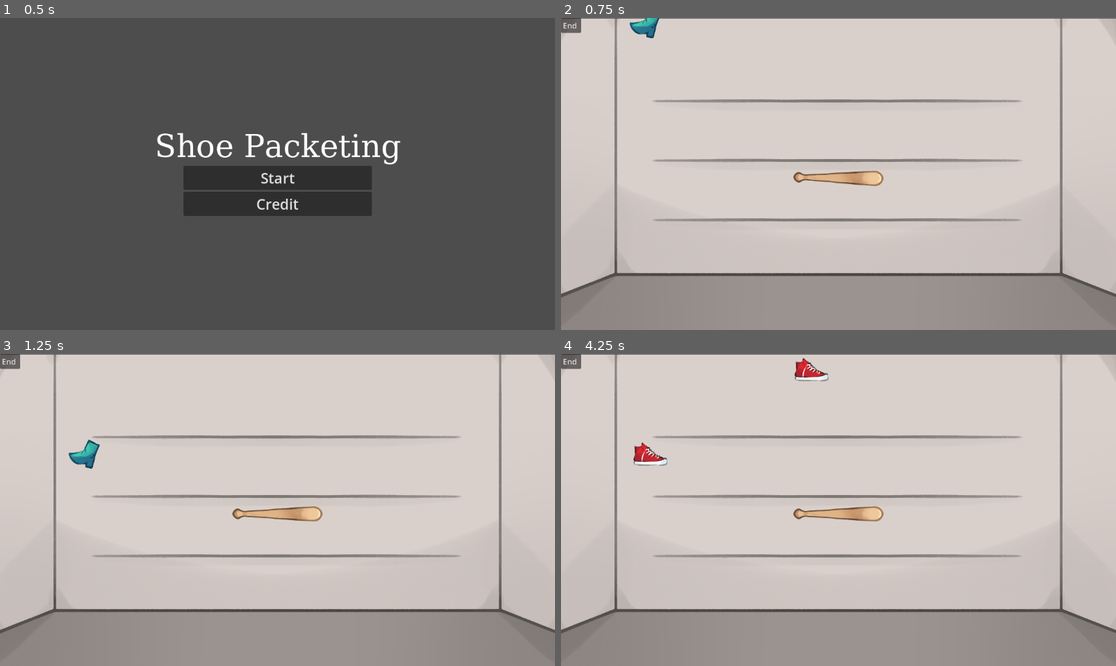
Above: before the commit, frames 1-4 (two rows, left to right).
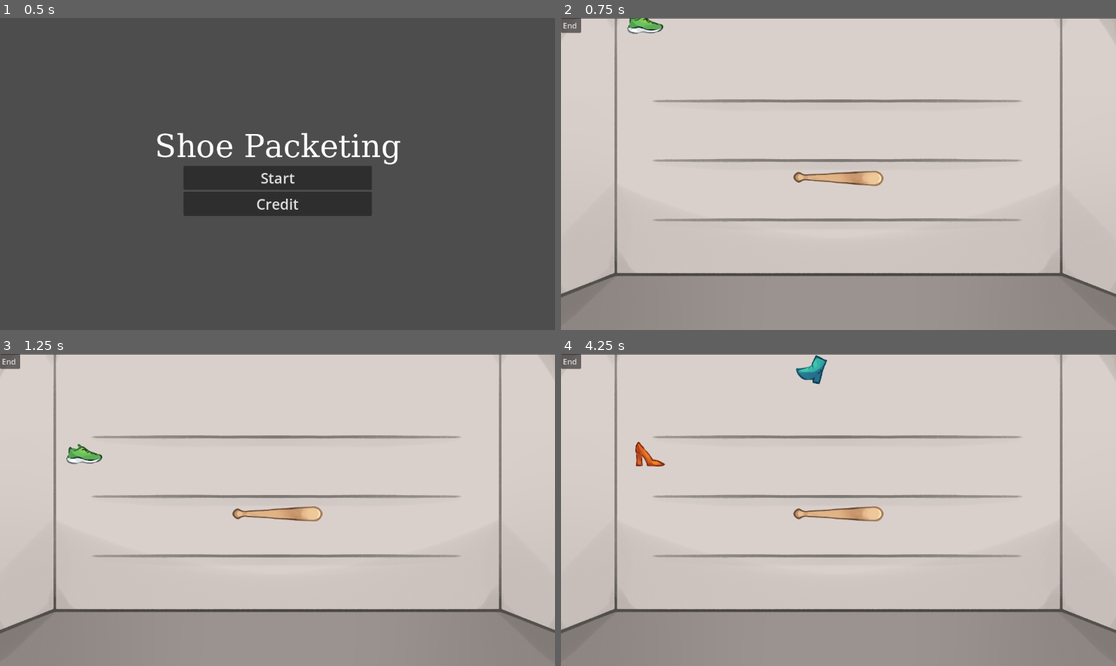
Above: after the commit, the same moments.

Repository: lophtix/winter-game-jam-2024
Game: Godot game, scene res://Scenes/Engine.tscn
The game is run twice, just before and just after one commit, with the same random seed, the same clock (stepped at 60 frames per second) and the same inputs.
Inputs:
- Up to frame 1 (0.5 s): no input
- Up to frame 2 (0.75 s): click "Start" at 0.5 s
- Up to frame 3 (1.25 s): no input
- Up to frame 4 (4.25 s): click "End" at 1.25 s; click "Start" at 2 s; click "End" at 2.75 s; click "Start" at 3.5 s

Frame 1 is identical in both runs. In frame 2, 0.3% of the frame differs, in the area x 11-19%, y 0-7%; in frame 3, 0.4%; in frame 4, 0.7%, in the area x 13-49%, y 0-37%.

Commit message:
More shoesssssssss

Diff:
--- a/godot/Scenes/Game.tscn
+++ b/godot/Scenes/Game.tscn
@@ -1,14 +1,17 @@
-[gd_scene load_steps=6 format=3 uid="uid://d01spn6cqch4b"]
+[gd_scene load_steps=9 format=3 uid="uid://d01spn6cqch4b"]
 
 [ext_resource type="Script" path="res://Scripts/Game.gd" id="1_jw4l1"]
 [ext_resource type="PackedScene" uid="uid://drgm0xh2jcavp" path="res://Scenes/Shoes/BlueShoe.tscn" id="2_bl5jx"]
 [ext_resource type="PackedScene" uid="uid://diox8phfgjeou" path="res://Scenes/Bat.tscn" id="2_iuflg"]
 [ext_resource type="Texture2D" uid="uid://dg44k1ajjw6i4" path="res://assets/background.png" id="3_1vuno"]
 [ext_resource type="PackedScene" uid="uid://dmjxj20vlcdu8" path="res://Scenes/Shoes/RedShoe.tscn" id="3_3cwyi"]
+[ext_resource type="PackedScene" uid="uid://ckvrkqwdgs1ql" path="res://Scenes/Shoes/GreenShoe.tscn" id="4_sj4jl"]
+[ext_resource type="PackedScene" uid="uid://c6quxrwmpsfnc" path="res://Scenes/Shoes/YellowShoe.tscn" id="5_5ojn7"]
+[ext_resource type="PackedScene" uid="uid://c5h8ed6o14wg7" path="res://Scenes/Shoes/OrangeShoe.tscn" id="6_ceenr"]
 
 [node name="Game" type="Node2D" node_paths=PackedStringArray("container")]
 script = ExtResource("1_jw4l1")
-shoes = Array[PackedScene]([ExtResource("2_bl5jx"), ExtResource("3_3cwyi")])
+shoes = Array[PackedScene]([ExtResource("2_bl5jx"), ExtResource("3_3cwyi"), ExtResource("4_sj4jl"), ExtResource("5_5ojn7"), ExtResource("6_ceenr")])
 container = NodePath("ShoeContainer")
 spawnTimeLow = 0.3
 spawnTimeHigh = 1.2
--- /dev/null
+++ b/godot/Scenes/Shoes/GreenShoe.tscn
@@ -0,0 +1,14 @@
+[gd_scene load_steps=3 format=3 uid="uid://ckvrkqwdgs1ql"]
+
+[ext_resource type="Script" path="res://Scripts/Shoe.gd" id="1_hnia8"]
+[ext_resource type="Texture2D" uid="uid://hlg2l5700vjb" path="res://assets/green/GreenShoe1.png" id="2_3rcki"]
+
+[node name="Shoe" type="RigidBody2D"]
+script = ExtResource("1_hnia8")
+
+[node name="Sprite" type="Sprite2D" parent="."]
+scale = Vector2(0.4, 0.4)
+texture = ExtResource("2_3rcki")
+
+[node name="CollisionPolygon2D" type="CollisionPolygon2D" parent="."]
+polygon = PackedVector2Array(-11, -20, 35, 2, 36, 11, 16, 21, -30, 20, -38, 12, -32, -15)
--- /dev/null
+++ b/godot/Scenes/Shoes/OrangeShoe.tscn
@@ -0,0 +1,14 @@
+[gd_scene load_steps=3 format=3 uid="uid://c5h8ed6o14wg7"]
+
+[ext_resource type="Script" path="res://Scripts/Shoe.gd" id="1_mbb3t"]
+[ext_resource type="Texture2D" uid="uid://dc1483mrm6tqu" path="res://assets/orange/OrangeShoe1.png" id="2_8glng"]
+
+[node name="Shoe" type="RigidBody2D"]
+script = ExtResource("1_mbb3t")
+
+[node name="Sprite" type="Sprite2D" parent="."]
+scale = Vector2(0.4, 0.4)
+texture = ExtResource("2_8glng")
+
+[node name="CollisionPolygon2D" type="CollisionPolygon2D" parent="."]
+polygon = PackedVector2Array(-25, -25, 4, 10, 30, 20, 25, 25, -6, 24, -16, 5, -16, 24, -30, 25, -31, -13)
--- /dev/null
+++ b/godot/Scenes/Shoes/YellowShoe.tscn
@@ -0,0 +1,14 @@
+[gd_scene load_steps=3 format=3 uid="uid://c6quxrwmpsfnc"]
+
+[ext_resource type="Script" path="res://Scripts/Shoe.gd" id="1_vcf07"]
+[ext_resource type="Texture2D" uid="uid://dgh86f40gaf41" path="res://assets/yellow/YellowShoe1.png" id="2_7b2r8"]
+
+[node name="Shoe" type="RigidBody2D"]
+script = ExtResource("1_vcf07")
+
+[node name="Sprite" type="Sprite2D" parent="."]
+scale = Vector2(0.4, 0.4)
+texture = ExtResource("2_7b2r8")
+
+[node name="CollisionPolygon2D" type="CollisionPolygon2D" parent="."]
+polygon = PackedVector2Array(-24, -26, -2, -27, 7, 1, 15, 7, 28, 7, 34, 19, 21, 30, -29, 29, -32, 12, -23, -7)
